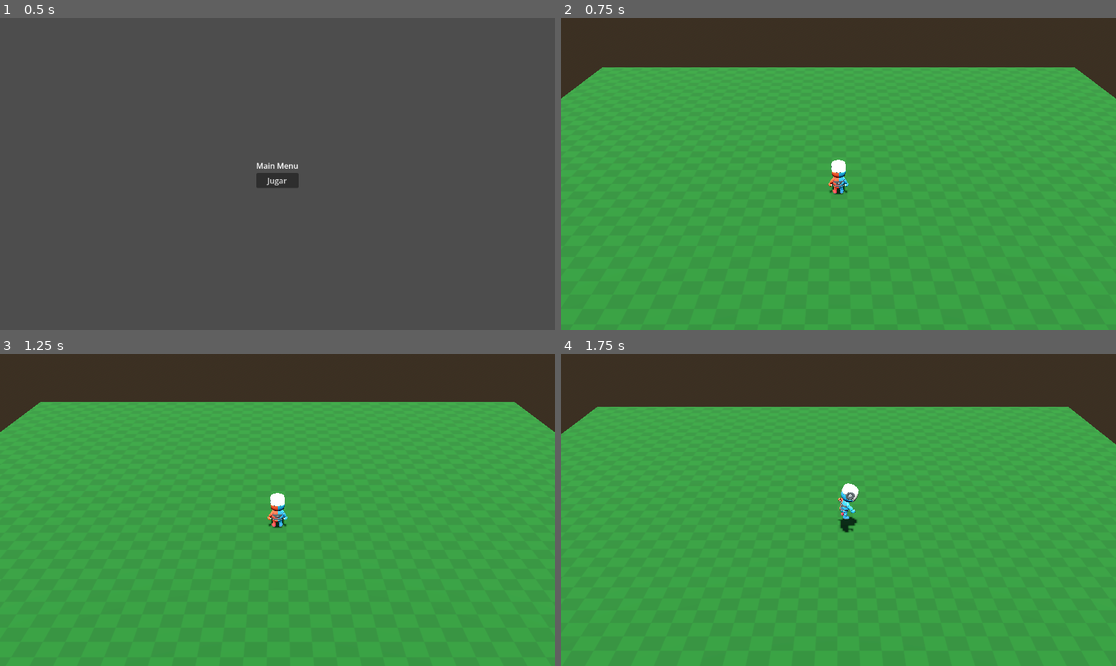
Above: before the commit, frames 1-4 (two rows, left to right).
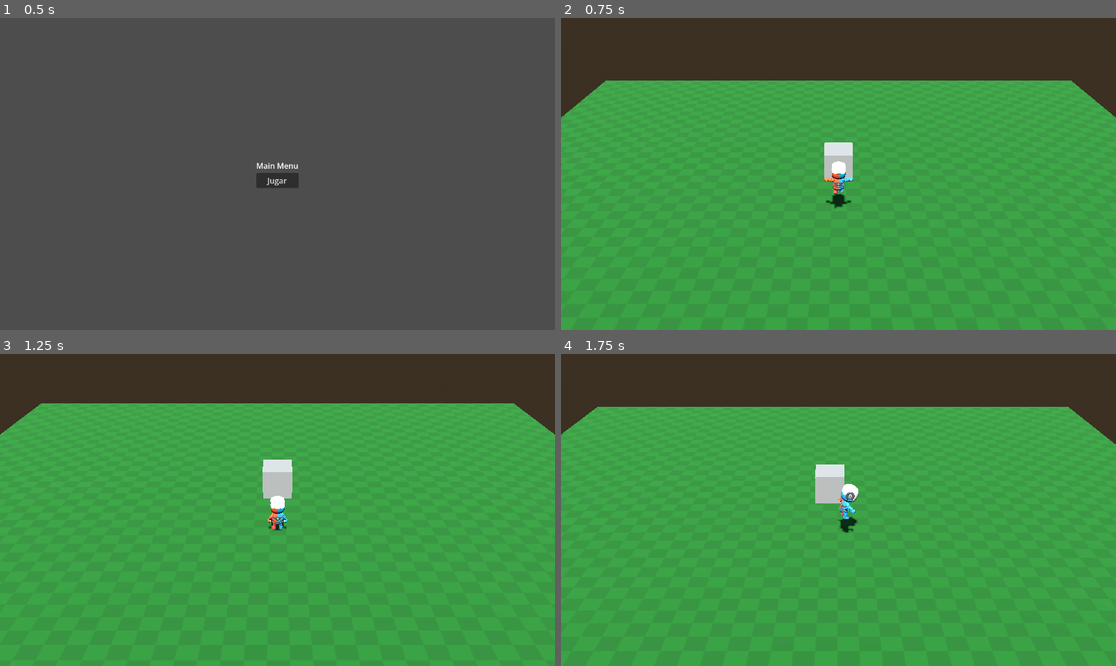
Above: after the commit, the same moments.

Repository: julabrego/2026_prog_vj_iii_final
Game: Godot game, scene res://scenes/main/main.tscn
Two runs of this game, one before a commit and one after it. Both use one fixed random seed, a clock stepped at 60 frames per second and the inputs below.
Inputs (mouse positions are in pixels of both pictures, inside the frame that each line leads up to):
- Up to frame 1 (0.5 s): no input
- Up to frame 2 (0.75 s): click "Jugar" at 0.5 s
- Up to frame 3 (1.25 s): no input
- Up to frame 4 (1.75 s): move the mouse to (960, 494) at 1.27 s; hold Right (ui_right) from 1.28 s (still down); tap X (action_attack) at 1.35 s; click (960, 494) at 1.42 s; tap Space (action_jump) at 1.52 s

Frame 1 is identical in both runs. In frame 2, 5.2% of the frame differs, in the area x 0-100%, y 15-62%; in frame 3, 1.3%; in frame 4, 0.7%.

Commit message:
feature: adds hitbox attached to hand in fighter's skeletton

Diff:
--- a/src/project.godot
+++ b/src/project.godot
@@ -40,4 +40,3 @@
 [rendering]
 
 rendering_device/driver.windows="d3d12"
-renderer/rendering_method="mobile"
--- /dev/null
+++ b/src/scenes/characters/player.tscn
@@ -0,0 +1,18 @@
+[gd_scene format=3 uid="uid://b030uqhiisp2s"]
+
+[ext_resource type="Script" uid="uid://bnkn31kbexx1e" path="res://scripts/characters/fighter.gd" id="1_yewv4"]
+[ext_resource type="PackedScene" uid="uid://clyhqnvjggf5g" path="res://scenes/characters/shared/mannequin_medium.tscn" id="2_76oj4"]
+
+[sub_resource type="CapsuleShape3D" id="CapsuleShape3D_dyp2m"]
+height = 2.4
+
+[node name="Player" type="CharacterBody3D" unique_id=1943748090]
+script = ExtResource("1_yewv4")
+
+[node name="Mannequin_Medium" parent="." unique_id=384971036 instance=ExtResource("2_76oj4")]
+transform = Transform3D(1, 0, 0, 0, 1, 0, 0, 0, 1, 0, -1.135, 0)
+
+[node name="CollisionShape3D" type="CollisionShape3D" parent="." unique_id=247547532]
+shape = SubResource("CapsuleShape3D_dyp2m")
+
+[node name="Player" type="Node3D" parent="." unique_id=1589114183]
--- a/src/scenes/characters/mannequin_medium.tscn
+++ b/src/scenes/characters/shared/mannequin_medium.tscn
@@ -11,6 +11,29 @@
 [ext_resource type="Animation" uid="uid://dn566oeeo6k1i" path="res://assets/animations/Throw.res" id="22_efpcc"]
 [ext_resource type="Animation" uid="uid://dy1en3l7gonk5" path="res://assets/animations/Use_Item.res" id="23_6be3e"]
 [ext_resource type="Animation" uid="uid://cpifjx4l0dn6r" path="res://assets/animations/Walking_A.res" id="24_sjht8"]
+
+[sub_resource type="SphereShape3D" id="SphereShape3D_c41jp"]
+radius = 0.3
+
+[sub_resource type="Animation" id="Animation_e1shw"]
+length = 0.001
+tracks/0/type = "value"
+tracks/0/imported = false
+tracks/0/enabled = true
+tracks/0/path = NodePath("Rig_Medium/Skeleton3D/Hand_Right_Attachment/PunchArea/CollisionShape3D:disabled")
+tracks/0/interp = 1
+tracks/0/loop_wrap = true
+tracks/0/keys = {
+"times": PackedFloat32Array(0),
+"transitions": PackedFloat32Array(1),
+"update": 1,
+"values": [true]
+}
+
+[sub_resource type="AnimationLibrary" id="AnimationLibrary_gwihp"]
+_data = {
+&"RESET": SubResource("Animation_e1shw")
+}
 
 [sub_resource type="Animation" id="Animation_c41jp"]
 resource_name = "Punch"
@@ -393,6 +416,18 @@
 tracks/53/interp = 1
 tracks/53/loop_wrap = true
 tracks/53/keys = PackedFloat32Array(0, 1, 0.99999994, 1, 0.99999994)
+tracks/54/type = "value"
+tracks/54/imported = false
+tracks/54/enabled = true
+tracks/54/path = NodePath("Rig_Medium/Skeleton3D/Hand_Right_Attachment/PunchArea/CollisionShape3D:disabled")
+tracks/54/interp = 1
+tracks/54/loop_wrap = true
+tracks/54/keys = {
+"times": PackedFloat32Array(0.084654525, 0.36666667),
+"transitions": PackedFloat32Array(1, 1),
+"update": 1,
+"values": [false, true]
+}
 
 [sub_resource type="AnimationLibrary" id="AnimationLibrary_mfpbl"]
 _data = {
@@ -416,21 +451,21 @@
 
 [node name="Skeleton3D" parent="Rig_Medium" index="0" unique_id=405102912]
 bones/1/position = Vector3(0, 0.39206383, 0)
-bones/1/rotation = Quaternion(-1.1112262e-10, 0.04315775, 2.5724096e-09, 0.99906826)
+bones/1/rotation = Quaternion(-1.11122625e-10, 0.043157753, 2.5724098e-09, 0.9990683)
 bones/1/scale = Vector3(0.99999994, 1, 0.99999994)
 bones/2/position = Vector3(0.17094508, 0.1135872, 1.5994095e-08)
-bones/2/rotation = Quaternion(0.99272436, -0.003953806, 0.04276561, 0.11248983)
+bones/2/rotation = Quaternion(0.9927243, -0.003953806, 0.04276561, 0.11248982)
 bones/2/scale = Vector3(0.9999999, 0.99999976, 1.0000008)
 bones/3/rotation = Quaternion(0.2954667, 6.279743e-08, -2.0384442e-07, 0.95535314)
 bones/4/rotation = Quaternion(-0.5400721, 4.1242718e-05, 0.0009099837, 0.8416183)
-bones/5/rotation = Quaternion(-2.2034567e-06, 0.9202539, -0.391322, 5.628658e-07)
+bones/5/rotation = Quaternion(-2.203457e-06, 0.9202539, -0.391322, 5.6286586e-07)
 bones/5/scale = Vector3(1, 0.9999977, 1.0000024)
 bones/6/rotation = Quaternion(-6.938893e-18, 7.1054274e-15, 4.93038e-32, 1)
 bones/6/scale = Vector3(1.0000001, 1, 1.0000001)
 bones/7/rotation = Quaternion(8.271806e-25, 3.7252903e-09, -2.75506e-40, 1)
 bones/7/scale = Vector3(1, 0.9999999, 1)
 bones/8/position = Vector3(-0.21200737, 0.13413203, 8.6813984e-08)
-bones/8/rotation = Quaternion(-0.6182439, 0.08072865, 0.6180116, 0.47887284)
+bones/8/rotation = Quaternion(-0.6182439, 0.08072865, 0.61801153, 0.47887278)
 bones/8/scale = Vector3(0.99999905, 0.9999985, 0.9999996)
 bones/9/rotation = Quaternion(2.1687793e-08, 6.223694e-08, 0.5179393, 0.85541743)
 bones/10/rotation = Quaternion(7.300499e-09, -7.3388096e-09, -0.0266581, 0.99964464)
@@ -438,17 +473,30 @@
 bones/12/rotation = Quaternion(-5.8060785e-11, -0.031341746, -1.880125e-09, 0.99950874)
 bones/12/scale = Vector3(1, 0.99999994, 1)
 bones/13/position = Vector3(0.21200736, 0.13413203, 7.9299625e-08)
-bones/13/rotation = Quaternion(-0.5599063, -0.060880326, -0.6439745, 0.5177794)
+bones/13/rotation = Quaternion(-0.5599063, -0.060880348, -0.6439745, 0.5177794)
 bones/13/scale = Vector3(0.9999991, 0.9999986, 0.9999996)
 bones/14/rotation = Quaternion(3.7650654e-08, -5.1384802e-08, -0.4947193, 0.8690529)
 bones/15/rotation = Quaternion(7.250843e-09, 9.200791e-09, 0.026658095, 0.99964464)
 bones/16/rotation = Quaternion(-0.32106528, -0.32531866, 0.1457259, 0.8774103)
 bones/17/position = Vector3(-0.17094508, 0.11358732, 1.557549e-08)
-bones/17/rotation = Quaternion(0.99732214, -0.029457362, 0.031529266, 0.059048314)
+bones/17/rotation = Quaternion(0.9973222, -0.029457364, 0.03152927, 0.05904832)
 bones/17/scale = Vector3(0.9999999, 0.99999976, 1.0000008)
 bones/18/rotation = Quaternion(0.2740081, -6.3812955e-08, 1.927607e-07, 0.9617275)
 bones/19/rotation = Quaternion(-0.5590394, 0.11451276, -0.008627633, 0.82115)
-bones/20/rotation = Quaternion(-8.934892e-05, 0.9202217, -0.3913977, 2.0290998e-05)
+bones/20/rotation = Quaternion(-8.9348905e-05, 0.9202216, -0.39139763, 2.0290994e-05)
+
+[node name="Hand_Right_Attachment" type="BoneAttachment3D" parent="Rig_Medium/Skeleton3D" index="6" unique_id=353448462]
+transform = Transform3D(0.1498946, 6.556511e-07, -0.98870087, 5.9604645e-08, -0.9999988, 1.1920929e-07, -0.9887011, -2.5331974e-07, -0.14989434, -0.5479111, 0.73715496, 0.097976595)
+bone_name = "hand.r"
+bone_idx = 11
+
+[node name="PunchArea" type="Area3D" parent="Rig_Medium/Skeleton3D/Hand_Right_Attachment" index="0" unique_id=1361206595]
+
+[node name="CollisionShape3D" type="CollisionShape3D" parent="Rig_Medium/Skeleton3D/Hand_Right_Attachment/PunchArea" index="0" unique_id=1266944860]
+transform = Transform3D(1, 0, 0, 1.4210855e-14, 1, 3.5527137e-15, 0, 1.7763568e-13, 1, -0.12918293, 0.24851283, -0.019585013)
+shape = SubResource("SphereShape3D_c41jp")
+disabled = true
 
 [node name="AnimationPlayer" type="AnimationPlayer" parent="." index="1" unique_id=2123665144]
+libraries/ = SubResource("AnimationLibrary_gwihp")
 libraries/Player = SubResource("AnimationLibrary_mfpbl")
--- a/src/scenes/stages/prototype_stage.tscn
+++ b/src/scenes/stages/prototype_stage.tscn
@@ -2,8 +2,13 @@
 
 [ext_resource type="PackedScene" uid="uid://dnx6c5xblikte" path="res://scenes/stages/shared/base_arena.tscn" id="1_14brs"]
 [ext_resource type="Script" uid="uid://bo4qk8yndxq2f" path="res://scripts/core/arena_camera.gd" id="2_7rbrk"]
-[ext_resource type="Script" uid="uid://bnkn31kbexx1e" path="res://scripts/characters/fighter.gd" id="3_itbh4"]
-[ext_resource type="PackedScene" uid="uid://clyhqnvjggf5g" path="res://scenes/characters/mannequin_medium.tscn" id="4_l2up3"]
+[ext_resource type="PackedScene" uid="uid://b030uqhiisp2s" path="res://scenes/characters/player.tscn" id="3_itbh4"]
+
+[sub_resource type="BoxShape3D" id="BoxShape3D_l2up3"]
+size = Vector3(2, 2, 2)
+
+[sub_resource type="BoxMesh" id="BoxMesh_ug867"]
+size = Vector3(2, 2, 2)
 
 [sub_resource type="ProceduralSkyMaterial" id="ProceduralSkyMaterial_7rbrk"]
 sky_top_color = Color(0.38431373, 0.45490196, 0.54901963, 1)
@@ -19,43 +24,39 @@
 tonemap_mode = 2
 glow_enabled = true
 
-[sub_resource type="CapsuleShape3D" id="CapsuleShape3D_14brs"]
-height = 2.4
-
-[sub_resource type="CapsuleMesh" id="CapsuleMesh_7rbrk"]
-height = 2.4
-
 [node name="PrototypeStage" type="Node3D" unique_id=1840787619]
 
-[node name="WorldEnvironment" type="WorldEnvironment" parent="." unique_id=1214565850]
+[node name="Camera3D" type="Camera3D" parent="." unique_id=135850333]
+transform = Transform3D(1, 0, 0, 0, 0.8660254, 0.5, 0, -0.5, 0.8660254, 0, 19, 25.980762)
+fov = 35.0
+size = 20.0
+script = ExtResource("2_7rbrk")
+target_path = NodePath("../Player")
+perspective = true
+yaw_degrees = 0.0
+
+[node name="Player" parent="." unique_id=1943748090 instance=ExtResource("3_itbh4")]
+transform = Transform3D(1, 0, 0, 0, 1, 0, 0, 0, 1, 0, 4, 0)
+
+[node name="DummyBox" type="RigidBody3D" parent="." unique_id=213173621 groups=["hittable"]]
+transform = Transform3D(1, 0, 0, 0, 1, 0, 0, 0, 1, 0, 2.0272942, -5)
+mass = 5.0
+freeze = true
+
+[node name="CollisionShape3D" type="CollisionShape3D" parent="DummyBox" unique_id=210516312]
+shape = SubResource("BoxShape3D_l2up3")
+
+[node name="MeshInstance3D" type="MeshInstance3D" parent="DummyBox" unique_id=21314630]
+mesh = SubResource("BoxMesh_ug867")
+
+[node name="World" type="Node3D" parent="." unique_id=245572647]
+
+[node name="WorldEnvironment" type="WorldEnvironment" parent="World" unique_id=1214565850]
 environment = SubResource("Environment_l2up3")
 
-[node name="DirectionalLight3D" type="DirectionalLight3D" parent="." unique_id=379179682]
+[node name="DirectionalLight3D" type="DirectionalLight3D" parent="World" unique_id=379179682]
 transform = Transform3D(1, 0, 0, 0, 0.49999997, 0.86602545, 0, -0.86602545, 0.49999997, 0, 33.914574, 0)
 light_color = Color(1, 1, 0.9490196, 1)
 shadow_enabled = true
 
-[node name="Arena" parent="." unique_id=1539584892 instance=ExtResource("1_14brs")]
-
-[node name="Camera3D" type="Camera3D" parent="." unique_id=135850333]
-transform = Transform3D(1, 0, 0, 0, 0.8660254, 0.5, 0, -0.5, 0.8660254, 0, 17.504354, 25.980762)
-fov = 35.0
-size = 20.0
-script = ExtResource("2_7rbrk")
-target_path = NodePath("../CharacterBody3D")
-perspective = true
-yaw_degrees = 0.0
-
-[node name="CharacterBody3D" type="CharacterBody3D" parent="." unique_id=1708755441]
-transform = Transform3D(1, 0, 0, 0, 1, 0, 0, 0, 1, 0, 2.504355, 0)
-script = ExtResource("3_itbh4")
-
-[node name="Mannequin_Medium" parent="CharacterBody3D" unique_id=384971036 instance=ExtResource("4_l2up3")]
-transform = Transform3D(1, 0, 0, 0, 1, 0, 0, 0, 1, 0, -1.135, 0)
-
-[node name="CollisionShape3D" type="CollisionShape3D" parent="CharacterBody3D" unique_id=403799777]
-shape = SubResource("CapsuleShape3D_14brs")
-
-[node name="MeshInstance3D" type="MeshInstance3D" parent="CharacterBody3D" unique_id=953653572]
-visible = false
-mesh = SubResource("CapsuleMesh_7rbrk")
+[node name="Arena" parent="World" unique_id=1539584892 instance=ExtResource("1_14brs")]
--- a/src/scripts/characters/fighter.gd
+++ b/src/scripts/characters/fighter.gd
@@ -31,10 +31,13 @@
 var _fighter_state := FighterState.MOVING
 
 @onready var animation_player: AnimationPlayer = $Mannequin_Medium/AnimationPlayer
+@onready
+var punch_hitbox: Area3D = $Mannequin_Medium/Rig_Medium/Skeleton3D/Hand_Right_Attachment/PunchArea
 
 
 func _ready() -> void:
 	animation_player.animation_finished.connect(_on_animation_finished)
+	punch_hitbox.body_entered.connect(_on_punch_body_entered)
 
 
 func _physics_process(delta: float) -> void:
@@ -148,6 +151,11 @@
 	_play_animation("Punch")
 
 
+func _on_punch_body_entered(body: Node3D) -> void:
+	if body.is_in_group("hittable"):
+		print("Punch hit: ", body.name)
+
+
 func _play_animation(animation_name: String, animation_speed := 1.0) -> void:
 	animation_player.speed_scale = animation_speed
 
